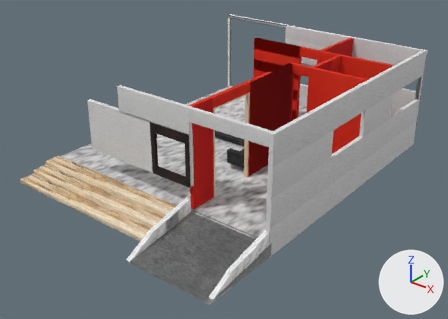
The OBJ model resources/casa/casamuros.obj, before and after one commit.
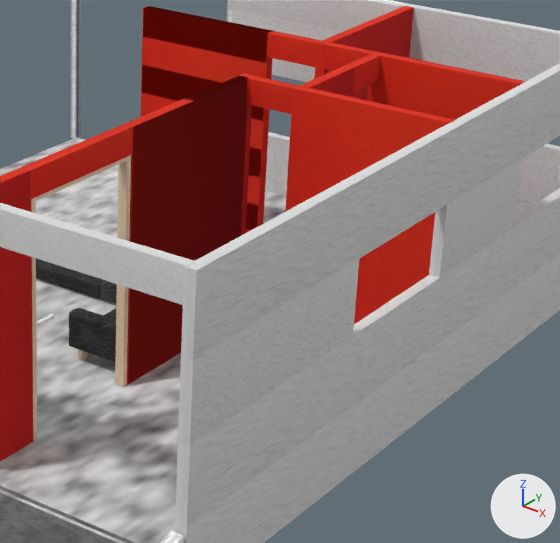
Each version appears first whole from a 50 mm lens placed at (10.09, -19.97, 10.8), pointed at (-2.94, -3.67, 0.69), and next in a close-up on the part from 45% to 91% of the width and 11% to 74% of the height. Every picture has the same lights, and +X, +Y and +Z are marked at lower right. Where no turn or scale is listed for an object, it has been applied to the vertices. Vertices at the same position are counted once.

The scene before the commit, as lines of its bpy script (objects in view):
```python
ob_casamuros = bpy.data.objects.new('casamuros', me_casamuros)
ob_casamuros.location = (0.0, 0.0, 0.0)
```
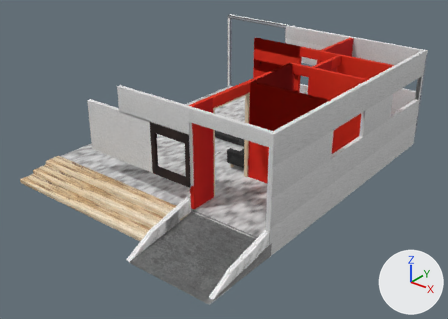
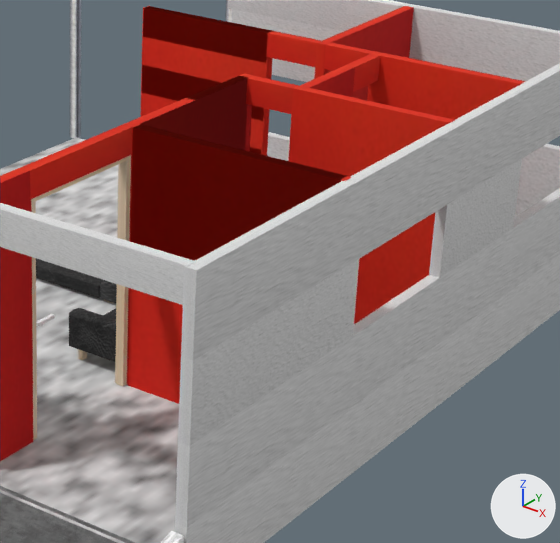
Patch to the scene script:
```diff
--- a/resources/casa/casamuros.obj.py
+++ b/resources/casa/casamuros.obj.py
@@ me_casamuros @@
 # used by ob_casamuros; location = (0.0, 0.0, 0.0)
-me_casamuros.from_pydata(...)  # 4234 vertices, 8908 faces; spans x -8.36..1.52, y -9.9..3.52, z 0.06..4.11
+me_casamuros.from_pydata(...)  # 4250 vertices, 8932 faces; spans x -8.36..1.52, y -9.9..3.52, z 0.06..4.11
+# me_casamuros part 1: a new loose piece, a box spanning x -1.57..1.35, y -4.0..-3.85, z 0.55..4.1, in mat_casamuros_initialshadinggroup60 (picture img_texturaroja_jpg)
+# me_casamuros part 2: a new loose piece, a box spanning x -1.55..1.4, y -4.0..-3.85, z 0.55..4.1, in mat_casamuros_initialshadinggroup60 (picture img_texturaroja_jpg)
 me_casamuros.materials.append(mat_casamuros_initialshadinggroup194)
@@ me_casamuros @@
 me_casamuros.materials.append(mat_casamuros_initialshadinggroup217)
-me_casamuros.materials.append(mat_casamuros_initialshadinggroup219)  # picture img_texturamadera_jpg
 me_casamuros.materials.append(mat_casamuros_initialshadinggroup2)
```

Pixel boxes [x1, y1, x2, y2] of what changed, in the close-ups (560 x 543 px):
part 1 of me_casamuros, added (red)
    after: [127, 124, 346, 403]
part 2 of me_casamuros, added (red)
    after: [128, 126, 351, 404]
